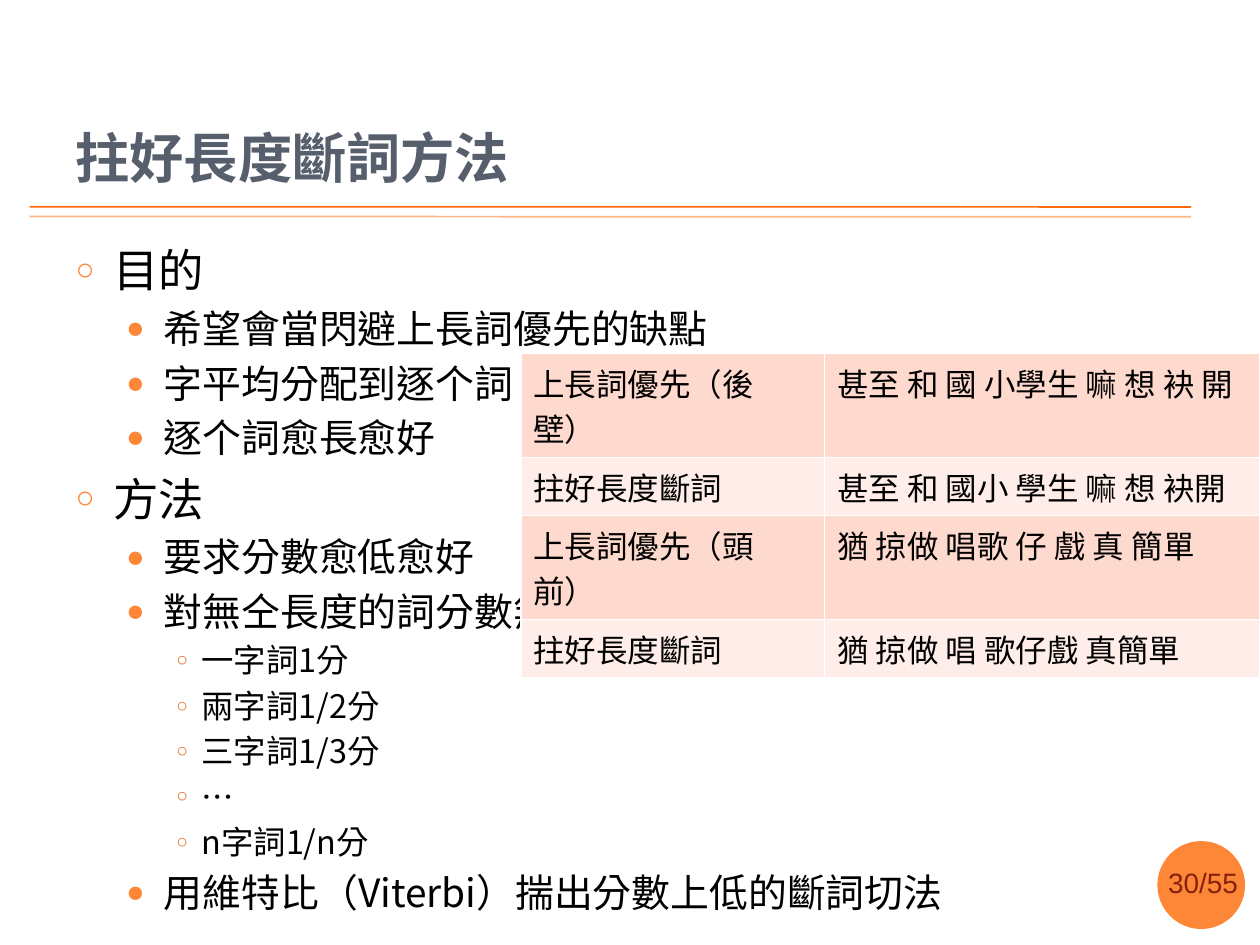
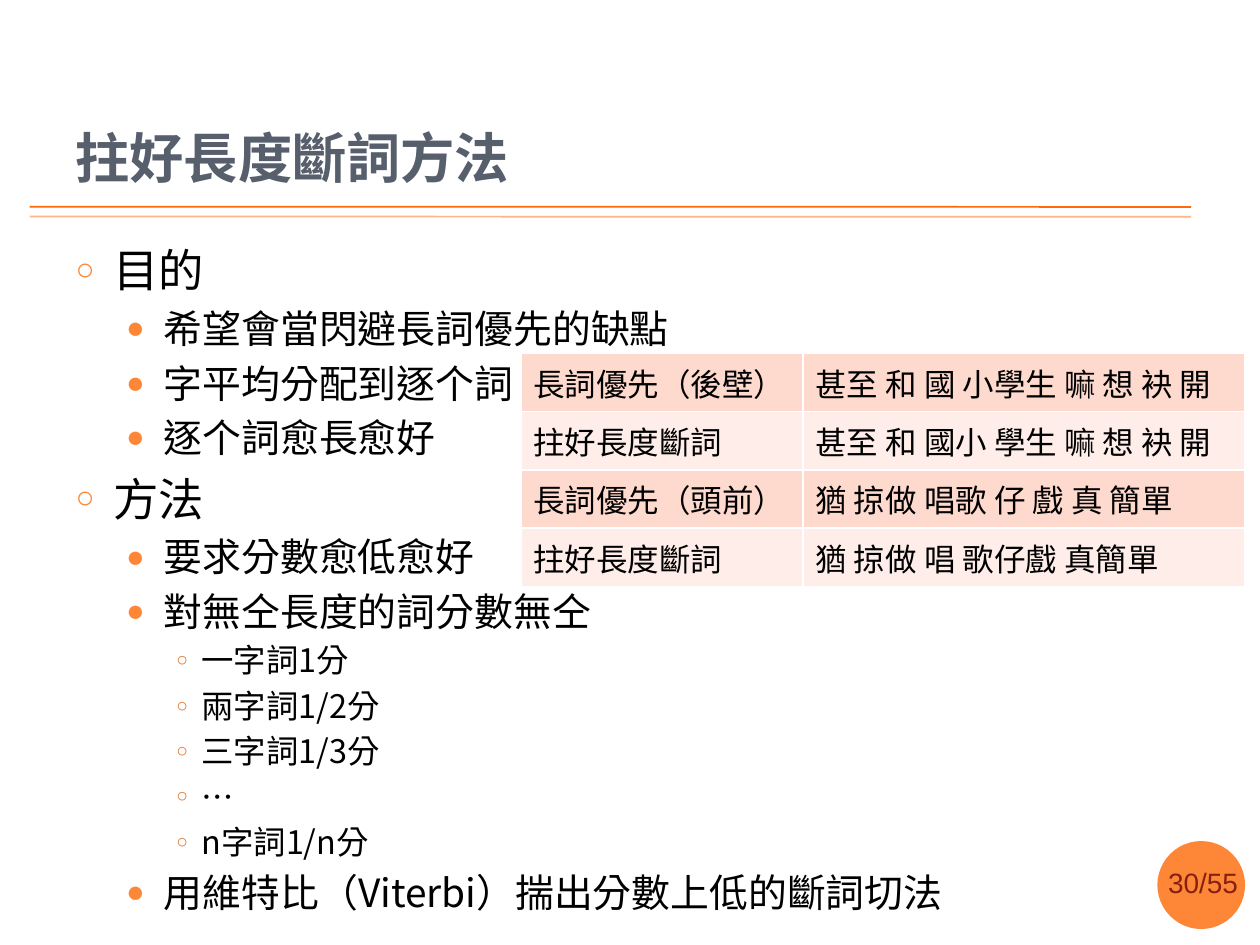
Before and after one commit to sih4sing5hong5/po3-ko3_tau5-iann2-phinn3, a slide deck: slide 30 of 翻譯報告.pptx. Drawn at 1260x945 pixels with LibreOffice and Linux fonts; fonts in the diff are those of the drawing; background and template pictures are left out. Boxes give left, top, right and bottom in pixels: in the first picture for what was removed or moved away, otherwise in the second. Text is boxed around its words. In the diff, an @@ line names an element or a change of style, - is before the commit and + after.

Commit message:
照張智星老師的建議共「上長詞優先」改做「長詞優先」 丞宏

```diff
--- a/翻譯報告.pptx
+++ b/翻譯報告.pptx
@@ text at (164, 310, 669, 347): text changed @@
-  ● 希望會當閃避上長詞優先的缺點
+  ● 希望會當閃避長詞優先的缺點
@@ table at (520, 354, 1245, 578) @@
-row 1, column 1: 上長詞優先（後壁）
+row 1, column 1: 長詞優先（後壁）
-row 2, column 2: 甚至 和 國小 學生 嘛 想 袂開
+row 2, column 2: 甚至 和 國小 學生 嘛 想 袂 開
-row 3, column 1: 上長詞優先（頭前）
+row 3, column 1: 長詞優先（頭前）
@@ table: place and size @@
-table at (520, 354, 1260, 669)
+table at (520, 354, 1245, 578)
```
Also in this commit, not shown: 4 other slides changed.
